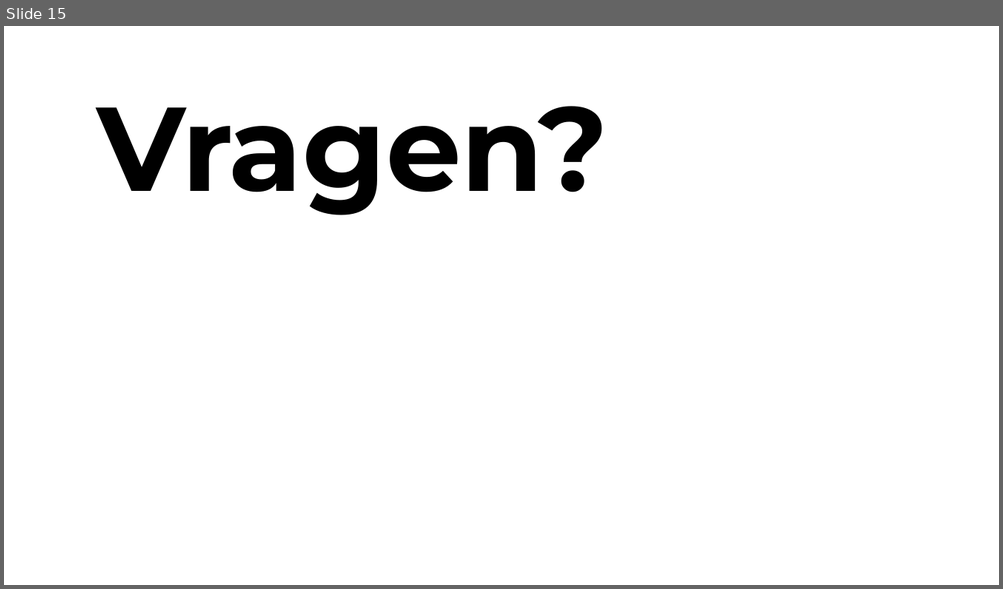
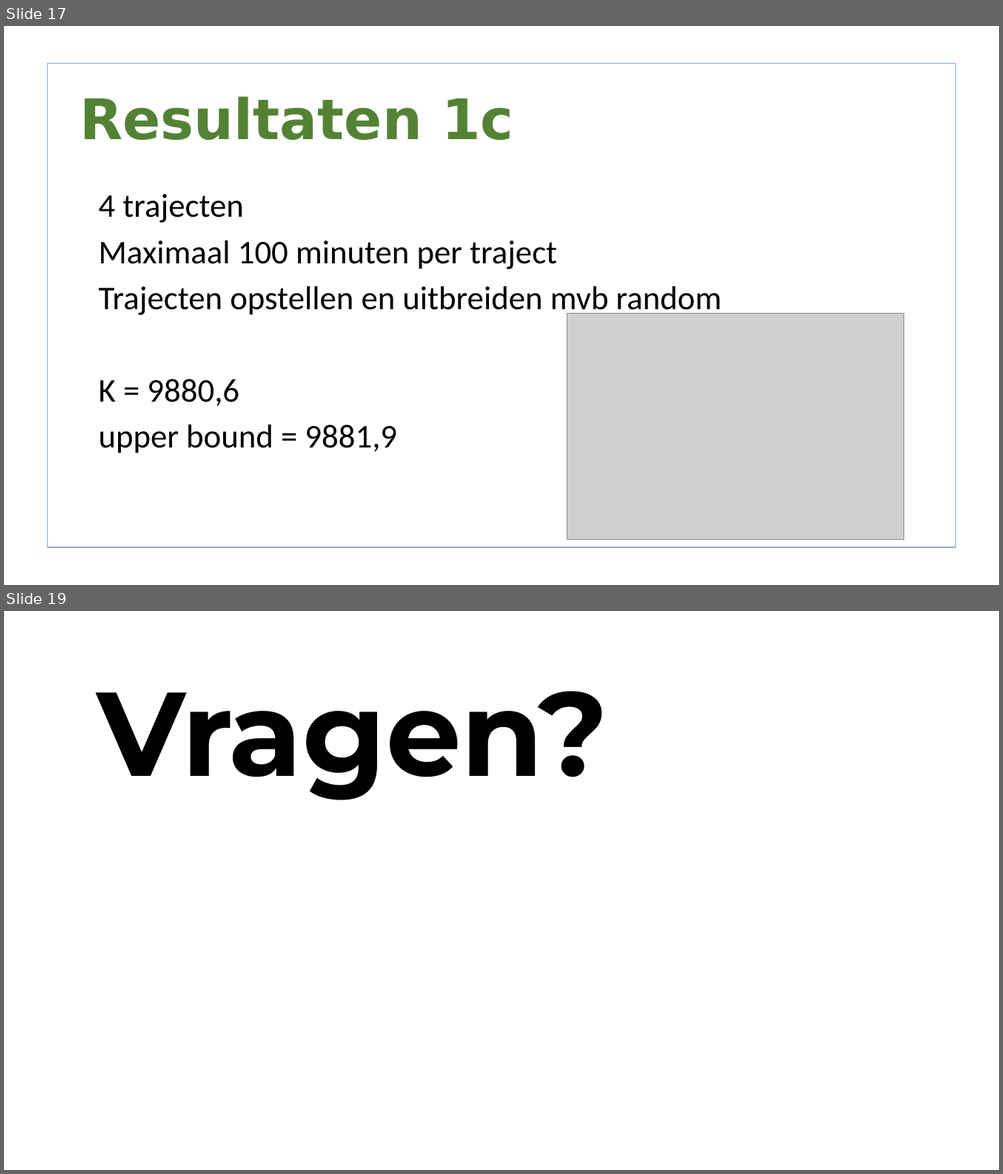
Before and after one commit to lisa259/RailNL, a slide deck: presentaties/Presentation 2.odp. Shown one above the other, each under a label of ours: slide 15 before the commit, slides 17 and 19 after it; the slides between them are not shown. The pictures are 1003x589 and 1003x1174 pixels, drawn with LibreOffice and Linux fonts; fonts in the diff are those of the drawing; grey boxes stand for pictures; background and template pictures are left out. Boxes give left, top, right and bottom in pixels: in the first picture for what was removed or moved away, otherwise in the second. Text is boxed around its words. In the diff, an @@ line names an element or a change of style, - is before the commit and + after.

```diff
--- a/presentaties/Presentation 2.odp
+++ b/presentaties/Presentation 2.odp
@@ slide 17 added at [4,26,999,585], background picture (left out) @@
@@ freeform shape added at [47,63,956,548], fill #FFFFFF, outline #8FAADC 0.99 pt @@
@@ title added at [79,96,513,140], 54 pt, text #548235, bold @@
+Resultaten 1c
@@ text added at [99,194,722,454], 32 pt, text #000000 @@
+• 4 trajecten
+• Maximaal 100 minuten per traject
+• Trajecten opstellen en uitbreiden mvb random
+• K = 9880,6
+• upper bound = 9881,9
@@ picture added at [566,314,903,540] @@
@@ what was slide 15 is now slide 19 @@
```
Also in this commit, not shown: 3 slides changed, 14 other slides added, 11 slides removed, 4 other files.
